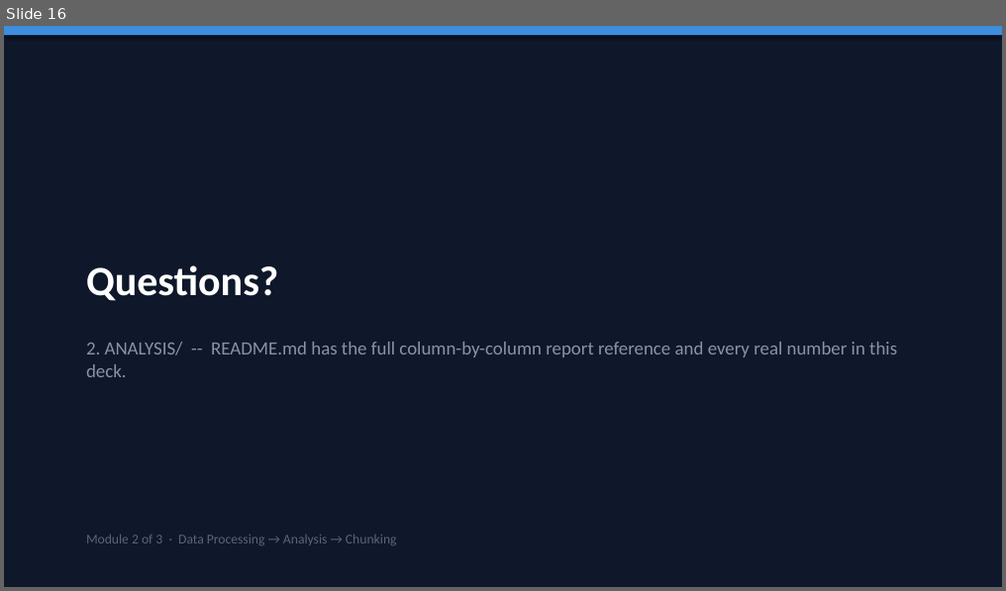
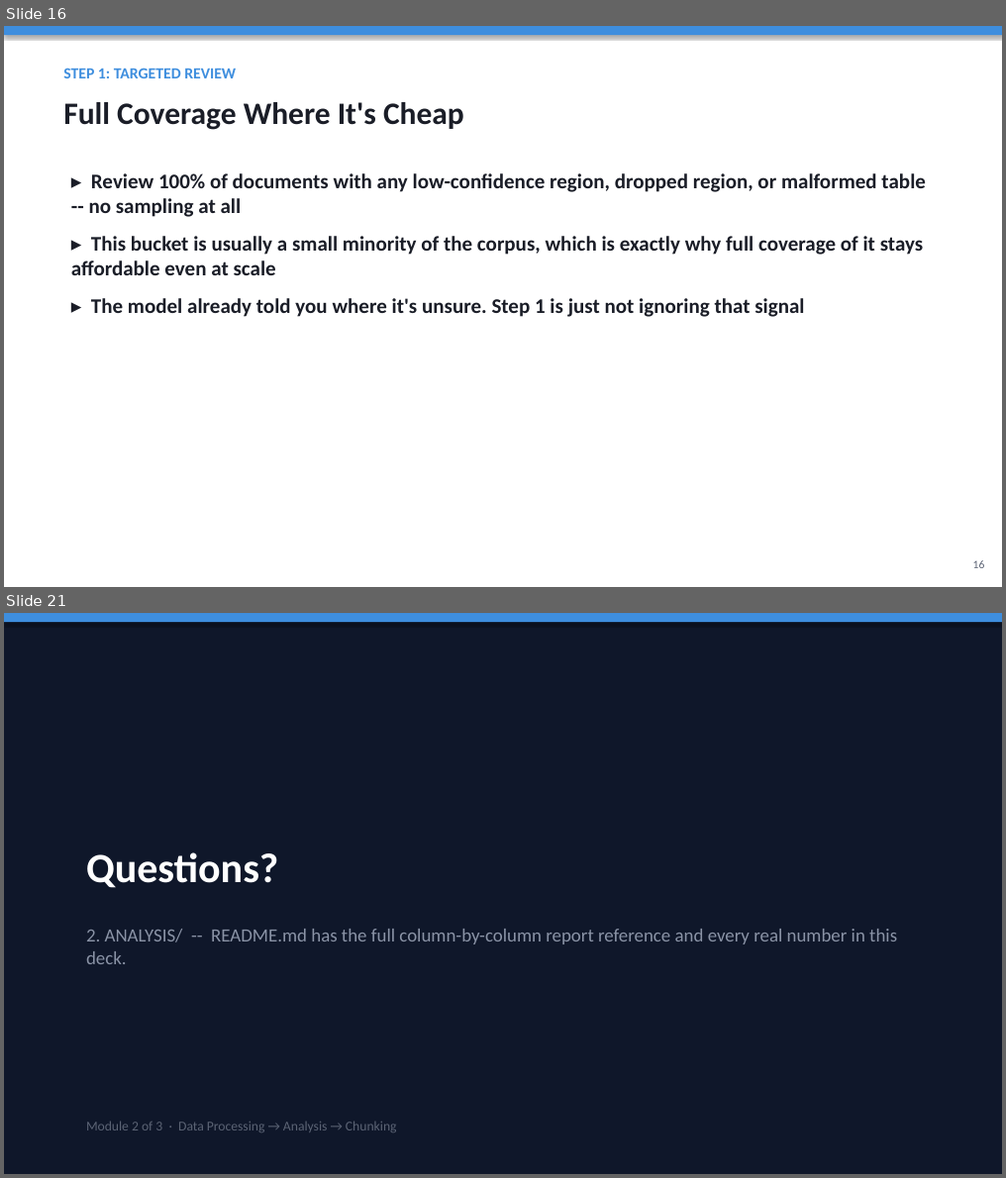
Before and after one commit to HITTESH2003/TRAINING, a slide deck: 2. ANALYSIS/Analysis_Module_Overview.pptx. Shown one above the other, each under a label of ours: slide 16 before the commit, slides 16 and 21 after it; the slides between them are not shown. The pictures are 1006x591 and 1006x1178 pixels, drawn with LibreOffice and Linux fonts; fonts in the diff are those of the drawing. Boxes give left, top, right and bottom in pixels: in the first picture for what was removed or moved away, otherwise in the second. Text is boxed around its words. In the diff, an @@ line names an element or a change of style, - is before the commit and + after.

```diff
--- a/2. ANALYSIS/Analysis_Module_Overview.pptx
+++ b/2. ANALYSIS/Analysis_Module_Overview.pptx
@@ slide 16 added at (x1=4, y1=26, x2=1002, y2=587), background #FFFFFF @@
@@ rectangle added at (x1=4, y1=26, x2=1002, y2=35), fill #3E8EDE @@
@@ text added at (x1=63, y1=68, x2=236, y2=78), 15 pt, text #3E8EDE, bold @@
+STEP 1: TARGETED REVIEW
@@ text added at (x1=63, y1=102, x2=464, y2=130), 30 pt, text #1A1D27, bold @@
+Full Coverage Where It's Cheap
@@ text added at (x1=71, y1=174, x2=925, y2=317), 20 pt, text #1A1D27, bold @@
+▸ Review 100% of documents with any low-confidence region, dropped region, or malformed table -- no sampling at all
+▸ This bucket is usually a small minority of the corpus, which is exactly why full coverage of it stays affordable even at scale
+▸ The model already told you where it's unsure. Step 1 is just not ignoring that signal
@@ text added at (x1=973, y1=561, x2=985, y2=569), 11 pt, text #5B6374 @@
+16
@@ what was slide 16 is now slide 21 @@
```
Also in this commit, not shown: 10 slides changed, 4 other slides added, 1 other file.
